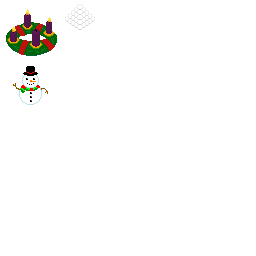
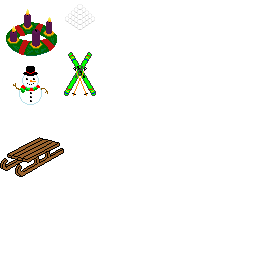
Layered file, before and after one edit (256px x 256px). Changes by layer:
added layer "Schlitten.png" above "Skier_JS.png" over 0, 137, 64, 177
added layer "Skier_JS.png" above "Schnettmann.png" over 64, 52, 96, 96
